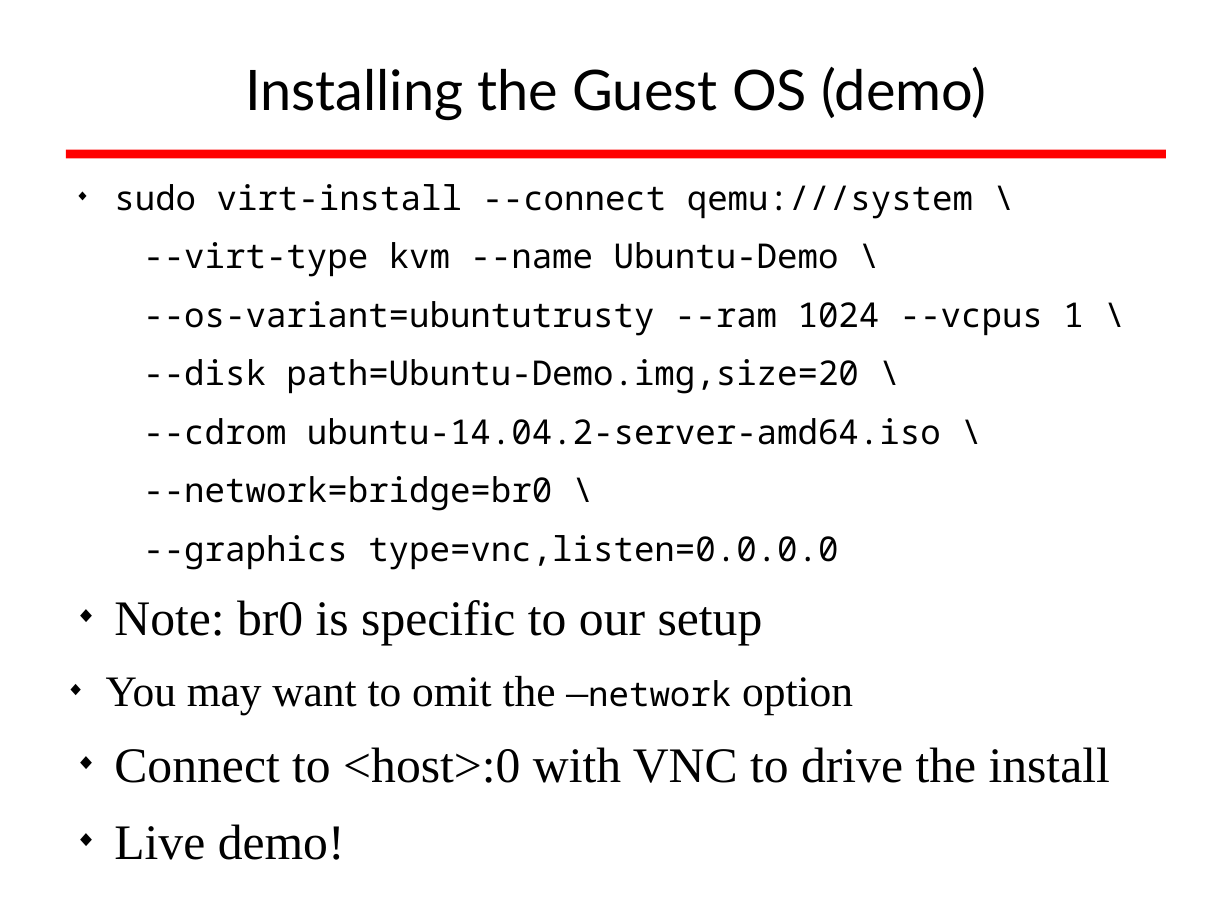
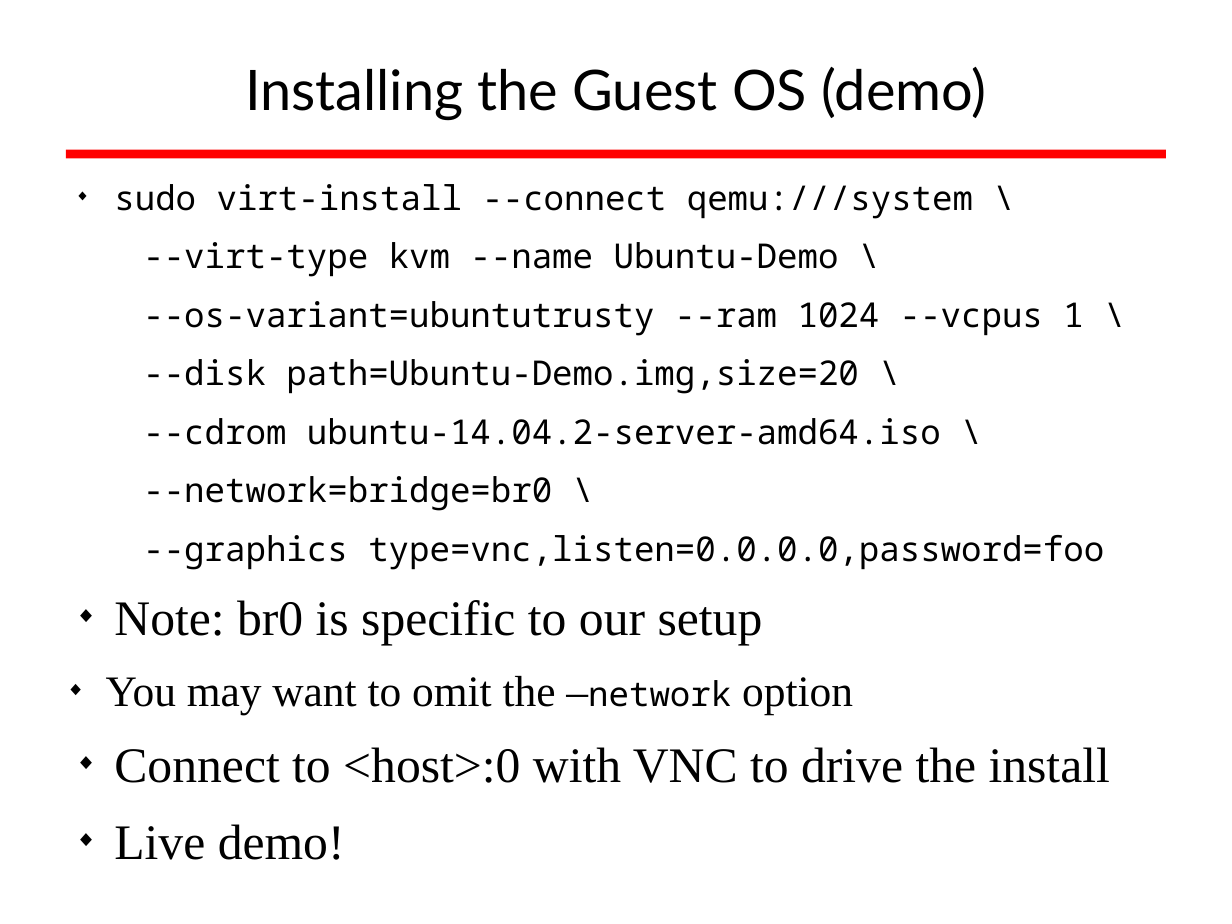
Before and after one commit to afnog/afnog.github.io, a slide deck: slide 7 of sse/virtualization/afnog_2015_virtualization_kvm_cw.odp. Drawn at 1232x924 pixels with LibreOffice and Linux fonts; fonts in the diff are those of the drawing; background and template pictures are left out. Boxes give left, top, right and bottom in pixels: in the first picture for what was removed or moved away, otherwise in the second. Text is boxed around its words. In the diff, an @@ line names an element or a change of style, - is before the commit and + after.

Commit message:
/ ‘sse/virtualization/afnog_2015_virtualization_kvm_cw.odp’

```diff
--- a/sse/virtualization/afnog_2015_virtualization_kvm_cw.odp
+++ b/sse/virtualization/afnog_2015_virtualization_kvm_cw.odp
@@ text at box(143, 535, 1104, 570): text changed @@
---graphics type=vnc,listen=0.0.0.0
+--graphics type=vnc,listen=0.0.0.0,password=foo
```
